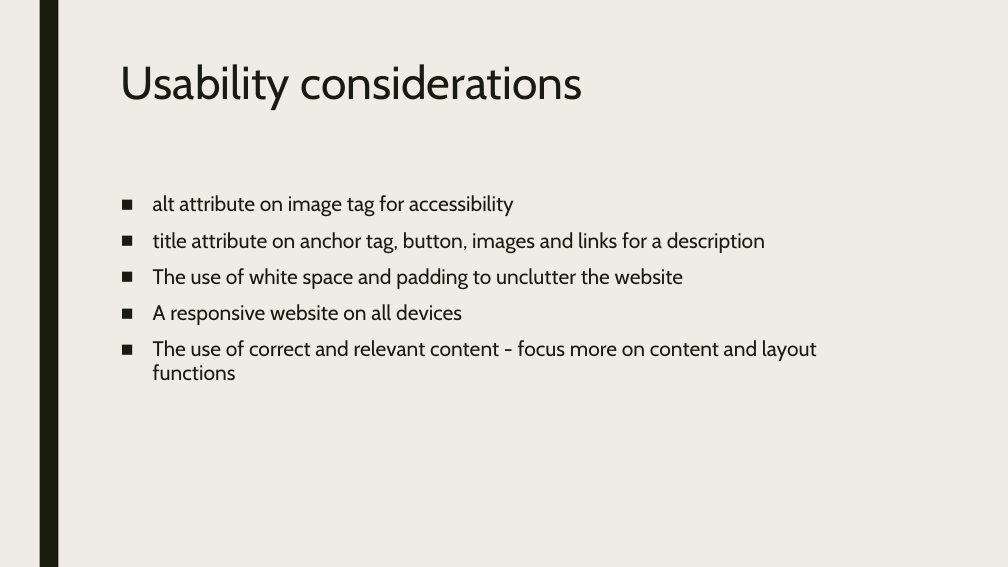
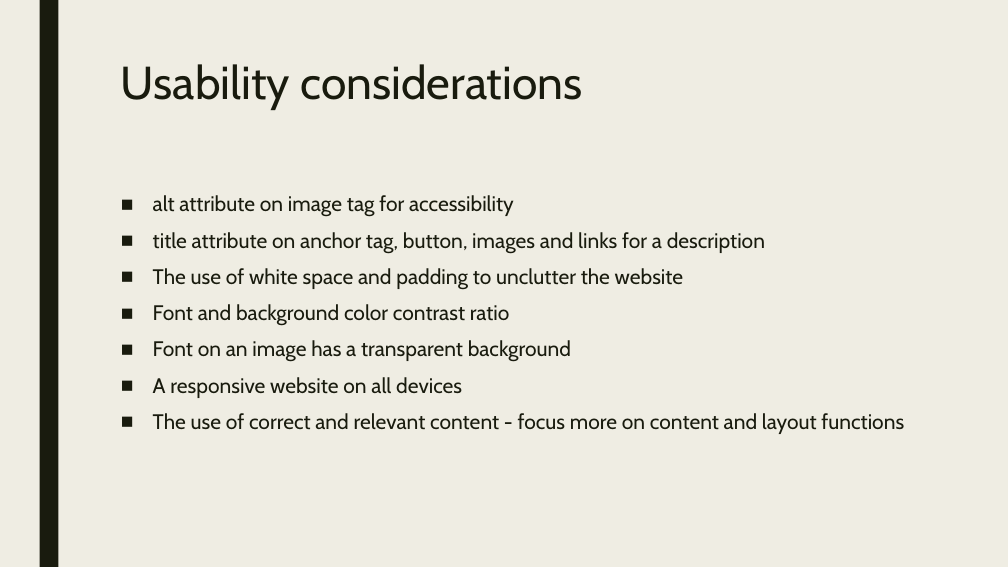
Before and after one commit to adam22gary/adam22gary.github.io, a slide deck: slide 3 of ppt/presentation.pptx. Drawn at 1008x567 pixels with LibreOffice and Linux fonts; fonts in the diff are those of the drawing. Boxes give left, top, right and bottom in pixels: in the first picture for what was removed or moved away, otherwise in the second. Text is boxed around its words. In the diff, an @@ line names an element or a change of style, - is before the commit and + after.

Commit message:
edited presentation and read me file

```diff
--- a/ppt/presentation.pptx
+++ b/ppt/presentation.pptx
@@ text at (x1=153, y1=304, x2=571, y2=362): paragraphs added @@
+■ Font and background color contrast ratio
+■ Font on an image has a transparent background
```
Also in this commit, not shown: 1 other file.
